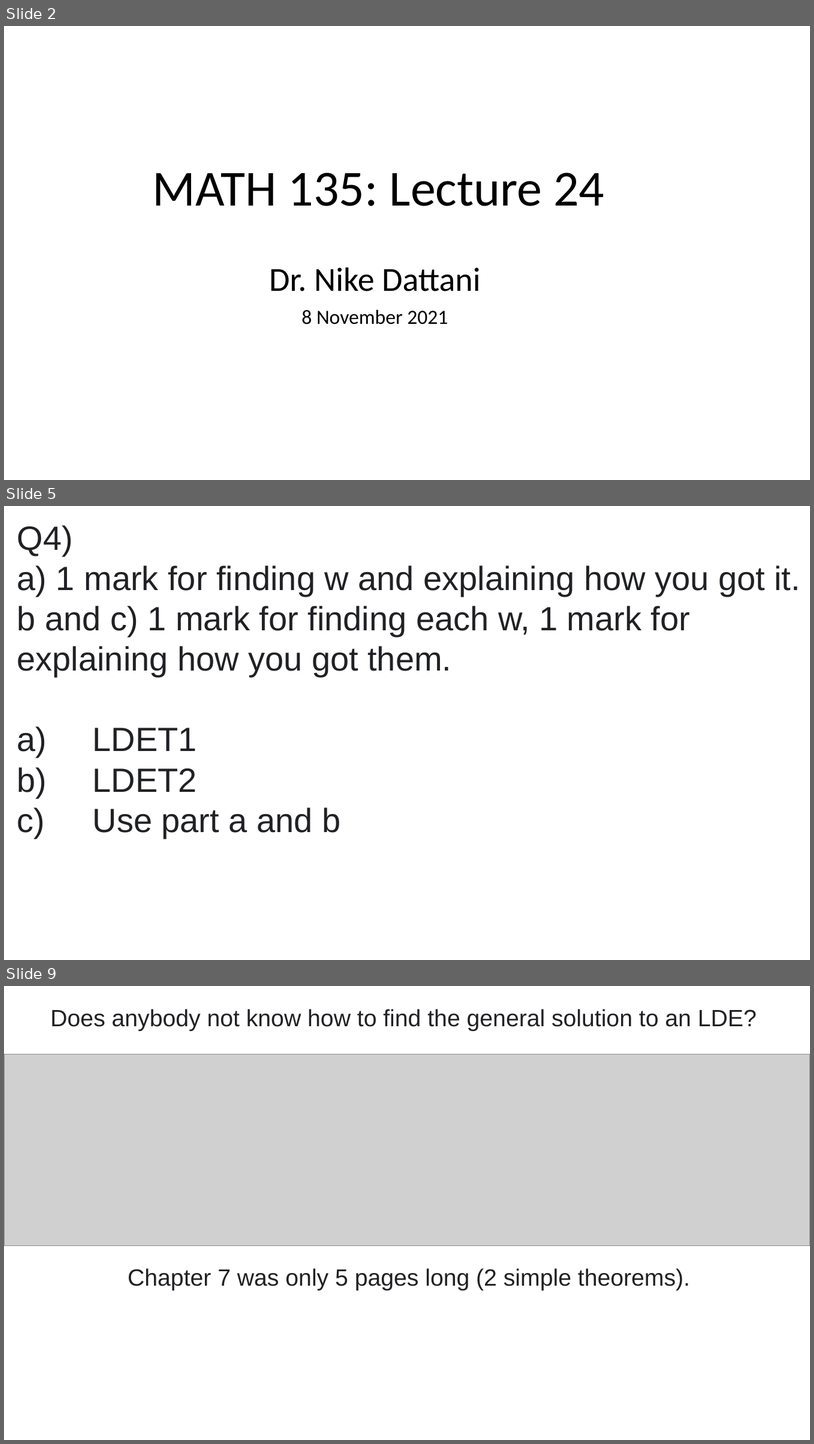
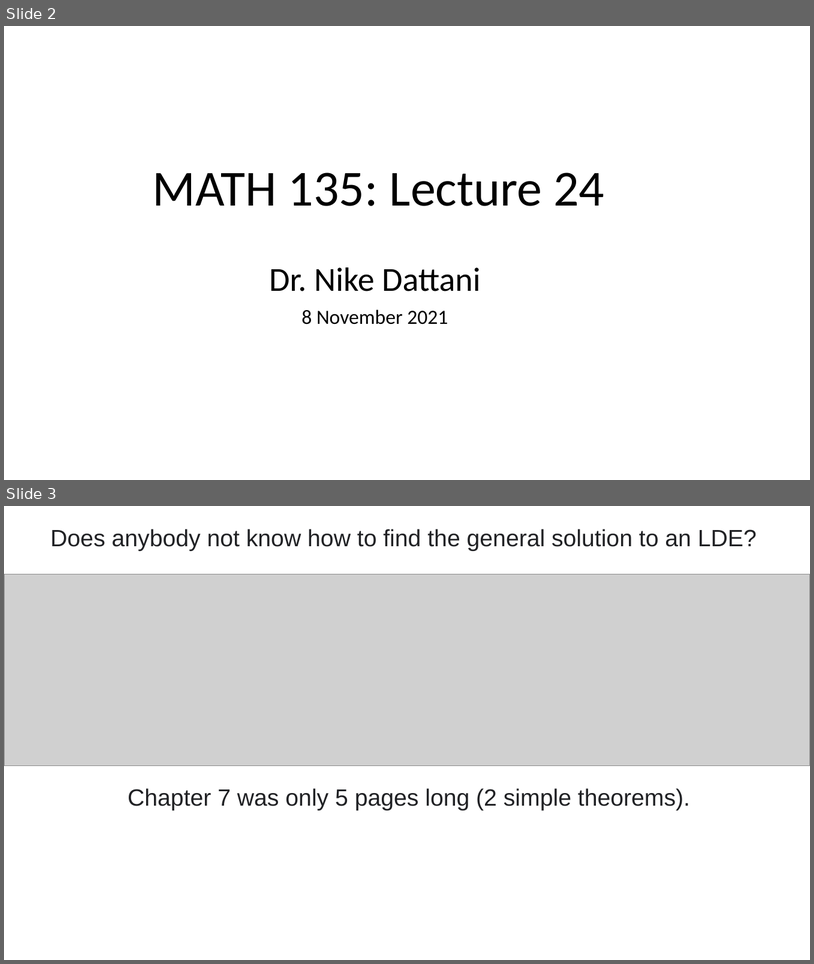
Before and after one commit to ndattani/Lecture_Notes, a slide deck: University_of_Waterloo/Fall_2021/MATH135/UW_Fall2021_MATH135_Lecture24.pptx. Shown one above the other, each under a label of ours: slides 2, 5 and 9 before the commit, slides 2 and 3 after it; the slides between them are not shown. The pictures are 814x1444 and 814x964 pixels, drawn with LibreOffice and Linux fonts; fonts in the diff are those of the drawing; grey boxes stand for pictures. Boxes give left, top, right and bottom in pixels: in the first picture for what was removed or moved away, otherwise in the second. Text is boxed around its words. In the diff, an @@ line names an element or a change of style, - is before the commit and + after.

```diff
--- a/University_of_Waterloo/Fall_2021/MATH135/UW_Fall2021_MATH135_Lecture24.pptx
+++ b/University_of_Waterloo/Fall_2021/MATH135/UW_Fall2021_MATH135_Lecture24.pptx
@@ slide 5 removed at <box>4,506,810,960</box>, background #FFFFFF @@
@@ text removed at <box>17,525,800,838</box> @@
-Q4)
-a) 1 mark for finding w and explaining how you got it.
-b and c) 1 mark for finding each w, 1 mark for explaining how you got them.
-a) LDET1
-b) LDET2
-c) Use part a and b
@@ what was slide 9 is now slide 3 @@
```
Also in this commit, not shown: 8 other slides removed, 1 other file.
